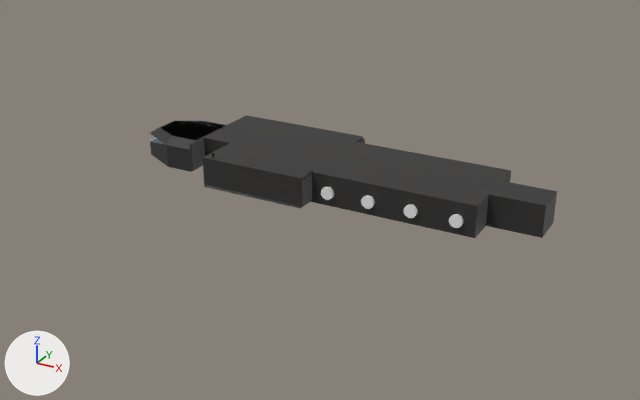
One commit to the FBX model Assets/GameThings/_ArchiveRoom/Models/Archive room.fbx: the scene before it, then after it.
Before and after are seen from a camera (50 mm lens) standing at (81.0, -146.0, 54.1) and looking at (17.9, -31.2, -3.2). Every picture has the same lights, and +X, +Y and +Z are marked at lower left. The first picture is the older version. Where no turn or scale is listed for an object, it has been applied to the vertices.

Script lines for the objects in view, before the commit:
```python
me_cube_094 = bpy.data.meshes.new('Cube.094')
me_cube_094.from_pydata(...)  # 48 vertices, 40 faces; spans x -0.5..0.3, y -0.9..0.9, z -46.9..24.7
me_cube_094.materials.append(mat_material_004)  # black #2f2d2c
me_cube_096 = bpy.data.meshes.new('Cube.096')
me_cube_096.from_pydata(...)  # a box spanning x -6.13..2.8, y -5.37..2.35, z -0.18..0.18
me_cube_096.materials.append(mat_material_004)  # black #2f2d2c
me_cube_114 = bpy.data.meshes.new('Cube.114')
me_cube_114.from_pydata(...)  # 264 vertices, 136 faces; spans x -13.0..13.4, y -0.2..0.2, z -3.1..1.6
me_cube_114.materials.append(mat_material_004)  # black #2f2d2c
ob_cube_017 = bpy.data.objects.new('Cube.017', me_cube_114)
ob_cube_017.location = (32.5, -36.3, 2.2)
ob_cube_477 = bpy.data.objects.new('Cube.477', me_cube_094)
ob_cube_477.location = (-8.9, -29.1, 2.2)
ob_cube_477.rotation_euler = (0.0, 3.142, 0.0)  # degrees (0, 180, 0)
ob_cube_477.scale = (-13.4, -7.08, -0.0647)
ob_cube_479 = bpy.data.objects.new('Cube.479', me_cube_096)
ob_cube_479.location = (16.3, -34.2, 3.6)
# also in view: 'Cube.478' at (-9.0, -29.1, 3.8); 'Cube.480' at (14.6, -22.1, 3.6); 'Cube.218' at (50.0, -31.6, 1.3); 'Cube.465' at (14.8, -39.3, 1.3); 'Cylinder.012' at (32.6, -36.2, 0.9)
```
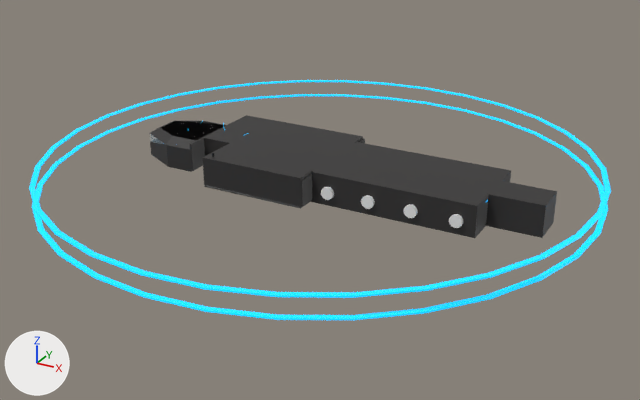
Where the newer file only moved an object's origin or applied its transform, the numbers keep the older frame.

The change in detail:
Mesh me_cylinder_019_1 is new.
It has 128 vertices, 128 faces and spans x -44.6..44.6, y -44.6..44.6, z -0.1..0.1.
It uses material mat_material (cyan #00b4e7, glowing cyan #00b6ff).
Object 'Cylinder.044' (ob_cylinder_044) is new; it shows me_cylinder_019_1.
Its location is (16.9, -29.4, 3.2).
Object 'Cylinder.043' (ob_cylinder_043) is new; it shows a copy of me_cylinder_019_1.
Its location is (16.9, -29.4, 0.2).

Where the change shows, as pixel boxes (x1, y1, x2, y2) in the pictures (640 x 400 px):
'Cylinder.044', added: after (29, 80, 611, 298)
'Cylinder.043', added: after (32, 94, 608, 320)
